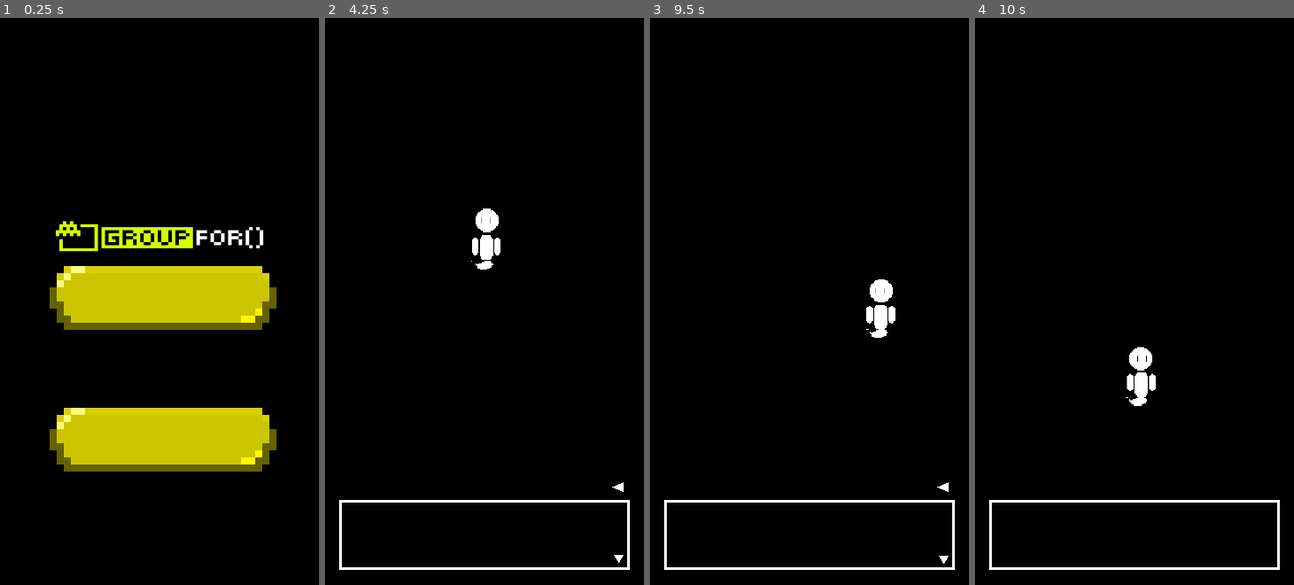
Above: before the commit, frames 1-4 (left to right).
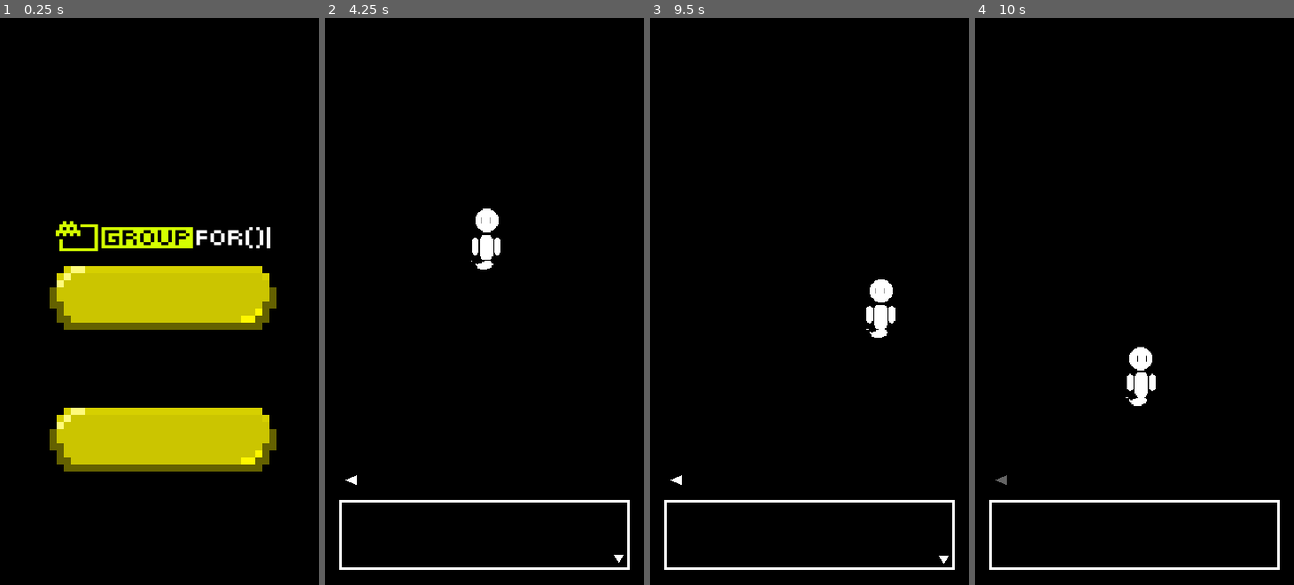
Above: after the commit, the same moments.

Repository: 2023M1T8-Inteli/grupo4
Game: Godot game, scene res://Scenes/Title Screen.tscn
Two runs of this game, one before a commit and one after it. Both use one fixed random seed, a clock stepped at 60 frames per second and the inputs below. A sky picture missing from this copy of the repository is replaced by a grey-blue gradient.
Inputs:
- Up to frame 1 (0.25 s): no input
- Up to frame 2 (4.25 s): click "JOGAR" at 0.5 s; tap Enter (start) at 1.25, 2.1, 3.6 s; hold D (move_right) 1.28-2.03 s; tap Space (interact) at 1.35, 2.85 s; hold S (move_down) 2.03-2.78 s; hold D (move_right) 2.78-3.53 s; hold W (move_up) from 3.53 s (still down)
- Up to frame 3 (9.5 s): release W (move_up) at 4.28 s; hold A (move_left) 4.28-5 s; tap Space (interact) at 4.35, 6.6, 8.1 s; tap Escape (pause) at 4.9 s; click "JOGAR" at 5 s; hold A (move_left) 5.78-6.53 s; tap Enter (start) at 5.85, 7.35, 8.85 s; hold S (move_down) 6.53-7.28 s; hold D (move_right) 7.28-8.03 s; hold W (move_up) 8.03-8.78 s; hold D (move_right) from 8.78 s (still down)
- Up to frame 4 (10 s): release D (move_right) at 9.53 s; hold S (move_down) from 9.53 s (still down); tap Space (interact) at 9.6 s

The runs differ from the first frame. In frame 1, less than 0.1% of the frame differs, in the area x 83-85%, y 36-41%; in frame 2, less than 0.1%, in the area x 6-94%, y 80-84%; in frame 3, less than 0.1%; in frame 4, less than 0.1%.

Commit message:
Small patches
Add return arrow to dialog box.
Change game version to 0.1.3
Delete exports for debugging and reexporting

Diff:
--- a/src/godot-game/Scenes/DialogBox 1.tscn
+++ b/src/godot-game/Scenes/DialogBox 1.tscn
@@ -98,37 +98,6 @@
 "values": [ Color( 1, 1, 1, 0 ), Color( 1, 1, 1, 1 ) ]
 }
 
-[sub_resource type="Animation" id=7]
-length = 0.001
-tracks/0/type = "value"
-tracks/0/path = NodePath(".:position")
-tracks/0/interp = 1
-tracks/0/loop_wrap = true
-tracks/0/imported = false
-tracks/0/enabled = true
-tracks/0/keys = {
-"times": PoolRealArray( 0 ),
-"transitions": PoolRealArray( 1 ),
-"update": 0,
-"values": [ Vector2( 321, -20 ) ]
-}
-
-[sub_resource type="Animation" id=8]
-resource_name = "hover"
-loop = true
-tracks/0/type = "value"
-tracks/0/path = NodePath(".:position")
-tracks/0/interp = 1
-tracks/0/loop_wrap = true
-tracks/0/imported = false
-tracks/0/enabled = true
-tracks/0/keys = {
-"times": PoolRealArray( 0, 0.5 ),
-"transitions": PoolRealArray( 1, 1 ),
-"update": 0,
-"values": [ Vector2( 321, -20 ), Vector2( 317, -20 ) ]
-}
-
 [node name="DialogBox 1" type="CanvasLayer"]
 
 [node name="TexturaCaixa" type="TextureRect" parent="."]
@@ -142,9 +111,9 @@
 dialogPath = "res://Text Files/Text0.json"
 
 [node name="NomeNPC" type="RichTextLabel" parent="TexturaCaixa"]
-margin_left = 12.0
+margin_left = 34.0
 margin_top = -56.0
-margin_right = 315.0
+margin_right = 337.0
 margin_bottom = -3.0
 custom_fonts/normal_font = SubResource( 1 )
 
@@ -189,7 +158,7 @@
 action_mode = 0
 
 [node name="ReturnArrow" type="Polygon2D" parent="TexturaCaixa"]
-position = Vector2( 321, -20 )
+position = Vector2( 20, -28 )
 rotation = 1.5708
 scale = Vector2( 0.7, 1 )
 polygon = PoolVector2Array( 0, 0, 0, 0, 8, 13, 16, 0, 7.53802, 0 )
@@ -200,10 +169,5 @@
 margin_right = 36.0
 margin_bottom = 28.0
 
-[node name="AnimationPlayer" type="AnimationPlayer" parent="TexturaCaixa/ReturnArrow"]
-method_call_mode = 1
-anims/RESET = SubResource( 7 )
-anims/hover = SubResource( 8 )
-
 [connection signal="pressed" from="TexturaCaixa/TextureButton" to="TexturaCaixa" method="_on_TextureButton_pressed"]
 [connection signal="pressed" from="TexturaCaixa/ReturnArrow/ReturnButton" to="TexturaCaixa" method="_on_ReturnButton_pressed"]
--- a/src/godot-game/Scenes/Title Screen.tscn
+++ b/src/godot-game/Scenes/Title Screen.tscn
@@ -36,6 +36,7 @@
 position = Vector2( 7.99999, 168 )
 scale = Vector2( 0.992063, 0.846154 )
 frames = SubResource( 1 )
+frame = 1
 playing = true
 
 [node name="VBoxContainer" type="VBoxContainer" parent="."]
@@ -99,7 +100,7 @@
 custom_fonts/normal_font = SubResource( 2 )
 text = " CONTROLES"
 
-[node name="RichTextLabel" type="RichTextLabel" parent="."]
+[node name="GameVersion" type="RichTextLabel" parent="."]
 margin_left = 300.0
 margin_top = 616.0
 margin_right = 394.0
@@ -107,7 +108,7 @@
 mouse_filter = 2
 custom_colors/default_color = Color( 1, 1, 1, 1 )
 custom_fonts/normal_font = SubResource( 3 )
-text = " VER 0.1.2"
+text = " VER 0.1.3"
 
 [connection signal="pressed" from="StartButton" to="." method="_on_StartButton_pressed"]
 [connection signal="pressed" from="QuitButton" to="." method="_on_QuitButton_pressed"]
--- a/src/godot-game/Scripts/Textura Caixa.gd
+++ b/src/godot-game/Scripts/Textura Caixa.gd
@@ -19,7 +19,6 @@
 
 func _ready():
 	$FinishArrow/AnimationPlayer.play("hover")
-#	$ReturnArrow/AnimationPlayer.play("hover")
 	$ReturnArrow/ReturnButton.mouse_filter = Control.MOUSE_FILTER_IGNORE
 
 	# Define o tempo de espera do Timer
@@ -37,11 +36,11 @@
 func _process(_delta):
 	# Torna as setinhas visíveis quando o diálogo termina e ativa o botao de retorno de dialogo
 	$FinishArrow.visible = finished
-	if phraseNum > 1:
-		$ReturnArrow.visible = finished
+	if phraseNum > 1 and finished == true:
+		$ReturnArrow.color = ("ffffff")
+		$ReturnArrow/ReturnButton.mouse_filter = Control.MOUSE_FILTER_STOP
 	else:
-		$ReturnArrow.visible = false
-	$ReturnArrow/ReturnButton.mouse_filter = Control.MOUSE_FILTER_STOP
+		$ReturnArrow.color = ("656565")
 
 	# Verifica se o botão de interação foi pressionado
 	if Input.is_action_just_pressed("interact"):
Not shown: 1 places in src/godot-game/Scenes/DialogBox 1.tscn that only renumber resources
Not shown, removed: docs/index.apple-touch-icon.png
Not shown, removed: docs/index.audio.worklet.js
Not shown, removed: docs/index.html
Not shown, removed: docs/index.icon.png
Not shown, removed: docs/index.js
Not shown, removed: docs/index.pck
Not shown, removed: docs/index.png
Not shown, changed: docs/index.wasm
Not shown, removed: executáveis/HTML/index.apple-touch-icon.png
Not shown, removed: executáveis/HTML/index.audio.worklet.js
Not shown, removed: executáveis/HTML/index.html
(and 7 more such lines)
